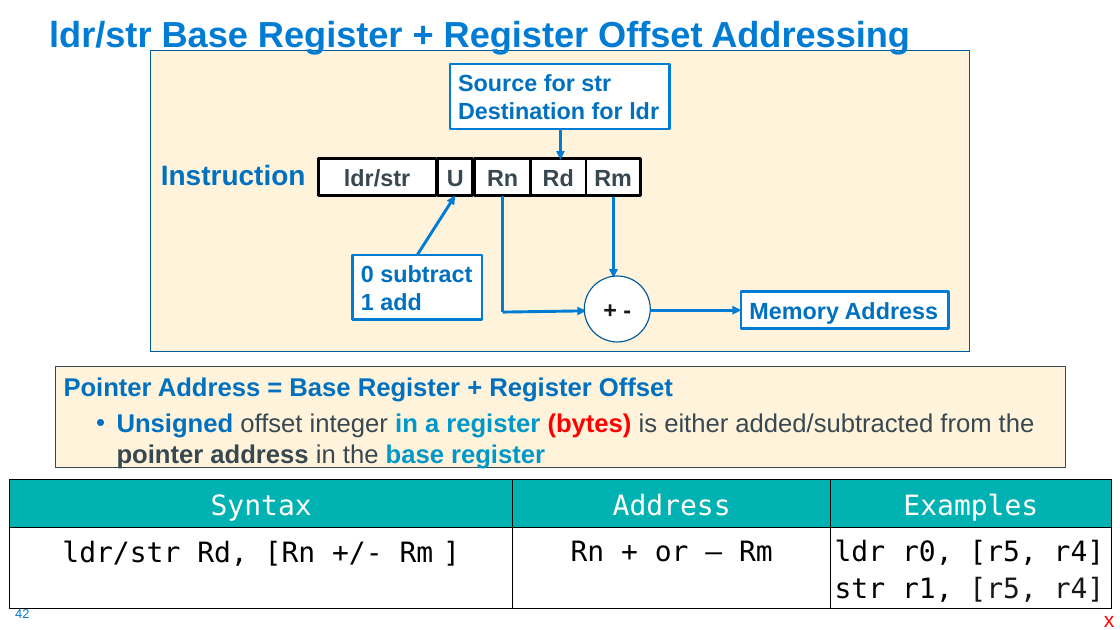
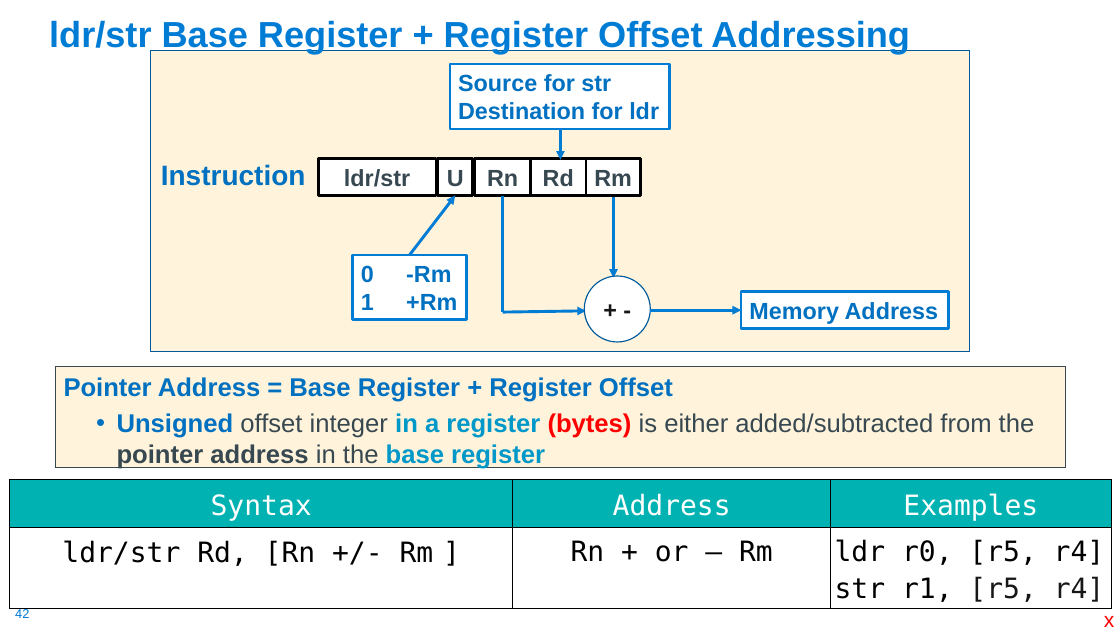
Before and after one commit to cse30-sp24/Muller-Slides, a slide deck: slide 42 of 06-Arm-Part3.pptx. Drawn at 1120x630 pixels with LibreOffice and Linux fonts; fonts in the diff are those of the drawing. Boxes give left, top, right and bottom in pixels: in the first picture for what was removed or moved away, otherwise in the second. Text is boxed around its words. In the diff, an @@ line names an element or a change of style, - is before the commit and + after.

```diff
--- a/06-Arm-Part3.pptx
+++ b/06-Arm-Part3.pptx
@@ arrow moved from (418, 255) - (455, 196) to (410, 255) - (455, 196) @@
@@ rectangle "0 -Rm": place and size @@
-rectangle "0 -Rm" at [353,255,482,319]
+rectangle "0 -Rm" at [353,255,467,319]
@@ text in rectangle at [361,265,451,310]: text changed @@
-0 subtract
-1 add
+0 -Rm
+1 +Rm
```
Also in this commit, not shown: 6 other slides changed, 2 slides added, 3 other files.
